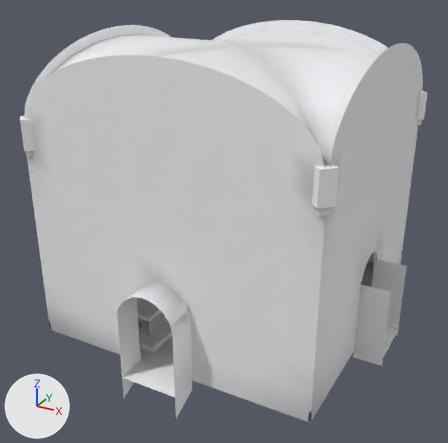
The glTF model assets/models/crypt/crypt_07_aj.glb: old version first, new version second.
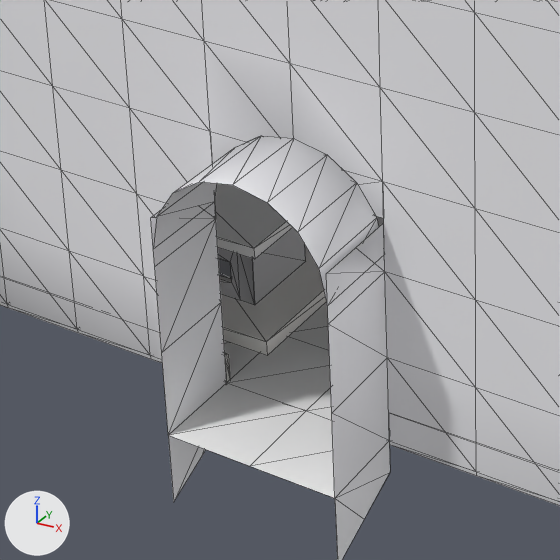
Each version appears first whole from a camera (50 mm lens) standing at (25.63, -88.59, 11.5) and looking at (15.97, -71.04, 2.72), and next in a close-up on the part from 15% to 55% of the width and 54% to 94% of the height. Arrows for +X, +Y and +Z are at lower left; the lights stay in place. The older version's two pictures come first. The close-ups show mesh edges as thin lines. Vertices at exactly the same position are counted once.

The first close-up shows 'crypt_07_aj'.
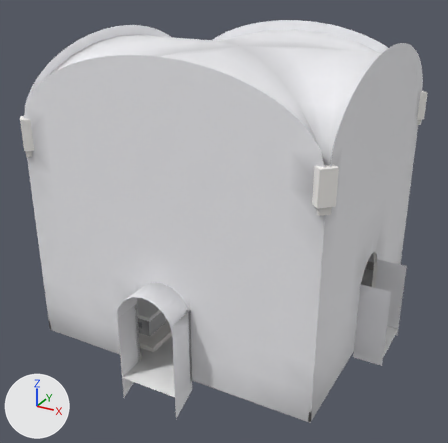
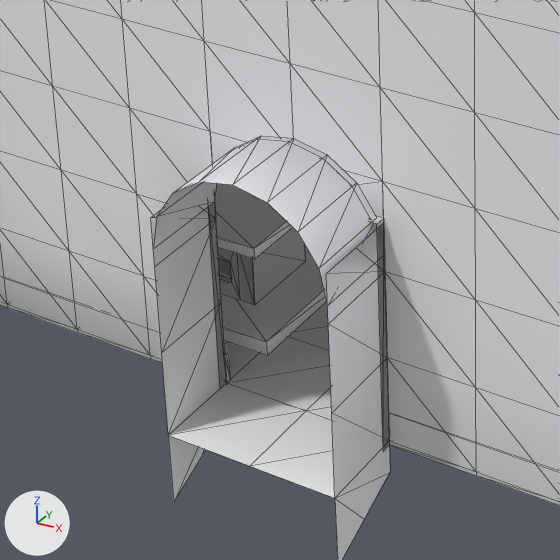
Pixel boxes [x1, y1, x2, y2] of what changed, in the close-ups (560 x 560 px; the box of a moved part takes in the faces that stretch with it):
part 1 of me_crypt_07_aj, moved or reshaped
    before: [202, 223, 385, 560]
    after: [202, 202, 389, 560]
part 2 of me_crypt_07_aj, recoloured
    both: [204, 73, 412, 454]

What the commit changed:
me_crypt_07_aj is used by ob_crypt_07_aj; location (0.0, 0.0, 0.0).
me_crypt_07_aj had 1575 vertices, 2406 faces and spanned x 10.79..22.0, y -76.0..-64.79, z -1.85..8.95.
me_crypt_07_aj now has 1586 vertices, 2412 faces and spans x 10.79..22.0, y -76.0..-64.79, z -1.85..8.95.
Part 1, on me_crypt_07_aj:
4 vertices are removed from x 15.09..16.91, y -75.0, z 1.6..2.0.
16 faces are deleted.
15 vertices are added at x 15.0..17.0, y -75.12..-75.08, z -1.05..2.2.
22 new faces join them, mat_layer_crypt_wall.
me_crypt_07_aj part 2: 308 kept faces spanning x 10.88..21.12, y -76.0..-64.88, z -1.85..8.6 get new vertex colours.
